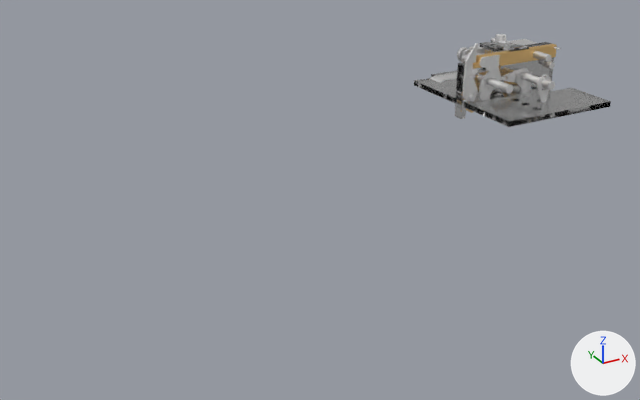
One commit to the glTF model Models/reader.glb: the scene before it, then after it.
Camera for both pictures: a 50 mm camera at (-0.314, -1.308, 0.743) aimed at (0.391, -0.026, 0.102). Every picture has the same lights, and +X, +Y and +Z are marked at lower right. The first picture is the older version. Where no turn or scale is listed for an object, it has been applied to the vertices. Vertices at exactly the same position are counted once.

The first picture shows 'Bar', 'Extras', 'Lock', 'ReaderPlan', 'ReadingLeversA', 'ReadingLeversB', 'Walze.002'.
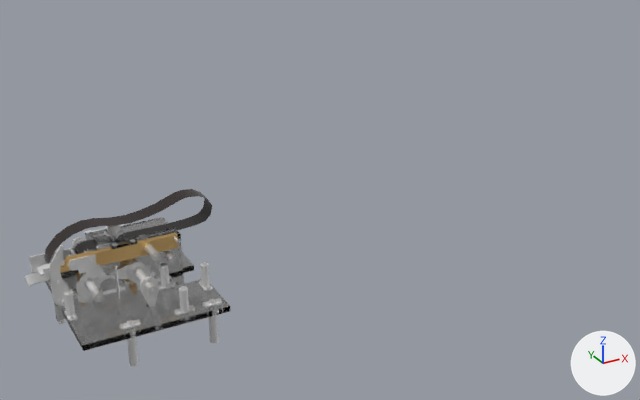
Commit message: Program reader overhaul

Not visible in the pictures: 'ReadingLever.002', 'ReadingLever.003'.

Where the change shows, as pixel boxes (x1, y1, x2, y2) in the pictures (640 x 400 px):
'ReaderPlan', reshaped, moved (69% taller): before (414, 39, 611, 127); after (24, 217, 222, 366)
'Leser/150_1.001', added: after (45, 253, 230, 351)
'Bar', moved: before (462, 34, 560, 71); after (60, 225, 179, 274)
'RefFilm', added (black): after (44, 189, 212, 264)
'Lock', moved: before (463, 43, 478, 102); after (49, 245, 71, 308)
'ReadingLeverLockA', added: after (111, 261, 158, 307)
'ReadingLeverLockB', added: after (76, 264, 114, 303)
'ReadingLeversB', deleted: before (489, 50, 551, 102)
'ReadingLeversA', deleted: before (466, 50, 506, 113)
'Walze.002', moved: before (457, 47, 482, 62); after (72, 237, 94, 253)
'Extras', deleted: before (480, 42, 503, 52)
part 1 of me_vert_004, reshaped: before (414, 70, 611, 127); after (24, 225, 222, 366)

What the commit changed:
Material 'Dark' (mat_dark) is new.
Its base color is (0.0496, 0.0496, 0.0496) (dark grey #3f3f3f).
Material 'Black' (mat_black) is new.
Its base color is (0.0, 0.0, 0.0) (black #000000).
Its roughness is 1.0.
Material 'Film' (mat_film) is new.
Its base color is (0.011, 0.0033, 0.00137) (black #1b0b05).
Its roughness is 0.116.
me_vert_004 is used by ob_readerplan; location (0.77, -0.042, 0.2).
me_vert_004 had 1140 vertices, 2260 faces and spanned x -0.13..0.149, y -0.141..0.17, z 0.017..0.134.
me_vert_004 now has 2935 vertices, 5200 faces and spans x -0.13..0.148, y -0.129..0.169, z -0.022..0.134.
me_vert_004 part 1: 2 vertices moved from x -0.055, y 0.011..0.045, z 0.089 to x -0.055, y 0.01..0.046, z 0.089; 524 vertices removed from x -0.13..0.149, y -0.141..0.17, z 0.04..0.089; 2503 vertices added at x -0.13..0.148, y -0.129..0.169, z -0.022..0.133.
Other edits to the shape of me_vert_004 do not show in these pictures.
me_vert_004 gains material mat_black (black #000000).
me_vert_004 gains material mat_dark (dark grey #3f3f3f).
Mesh me_vert_006_1 is new.
It has 248 vertices, 464 faces and spans x -0.0211..0.042, y -0.0053..0.056, z -0.036..0.0505.
Faces by material slot: [268, 196].
It uses material mat_metalrough (white #e7e7e7).
It uses material mat_metalsmooth (white #e7e7e7).
Mesh me_vert_005_1 is new.
It has 276 vertices, 520 faces and spans x -0.044..0.0211, y -0.0606..0.056, z -0.0609..0.0155.
Faces by material slot: [324, 196].
It uses material mat_metalrough (white #e7e7e7).
It uses material mat_metalsmooth (white #e7e7e7).
Mesh me_vert_001 is new.
It has 60 vertices, 60 faces and spans x -0.246..0.038, y -0.018..0.018, z -0.092..0.002.
It uses material mat_film (black #1b0b05).
Mesh me_vert_042 is new.
It has 58 vertices, 112 faces and spans x -0.041..0.024, y -0.001..0.001, z -0.067..0.038.
It uses material mat_brass (beige #e7c283).
Mesh me_leser_150_1_svg_001 is new.
It has 1226 vertices, 2644 faces and spans x -0.12..0.12, y -0.158..0.157, z -0.005..0.005.
It uses material mat_plexiglass (white #e7e7e7).
Object 'Walze.002' (ob_walze_002) moves from (0.74, 0.043, 0.312) to (-0.022, 0.082, 0.073).
Object 'ReadingLeversA' (ob_readingleversa) is deleted.
Object 'ReadingLeversB' (ob_readingleversb) is deleted.
Object 'Bar' (ob_bar) moves from (0.83, -0.067, 0.324) to (0.069, -0.028, 0.085).
Object 'Extras' (ob_extras) is deleted.
Object 'Lock' (ob_lock) moves from (0.686, -0.062, 0.26) to (-0.075, -0.023, 0.021).
Object 'ReaderPlan' (ob_readerplan) moves from (0.77, -0.042, 0.2) to (0.008, -0.003, -0.039).
Object 'ReadingLeverLockB' (ob_readingleverlockb) is new; it shows me_vert_006_1.
Its location is (-0.033, -0.02, 0.045).
Object 'ReadingLeverLockA' (ob_readingleverlocka) is new; it shows me_vert_005_1.
Its location is (0.048, -0.02, 0.045).
Object 'RefFilm' (ob_reffilm) is new; it shows me_vert_001.
Its location is (0.16, 0.026, 0.142).
Object 'ReadingLever.003' (ob_readinglever_003) is new; it shows me_vert_042.
Its location is (0.048, 0.012, 0.045).
Object 'ReadingLever.002' (ob_readinglever_002) is new; it shows me_vert_042.
Its location is (0.048, 0.019, 0.045).
Object 'Leser/150_1.001' (ob_leser_150_1_001) is new; it shows me_leser_150_1_svg_001.
Its location is (0.04, 0.012, 0.005).
